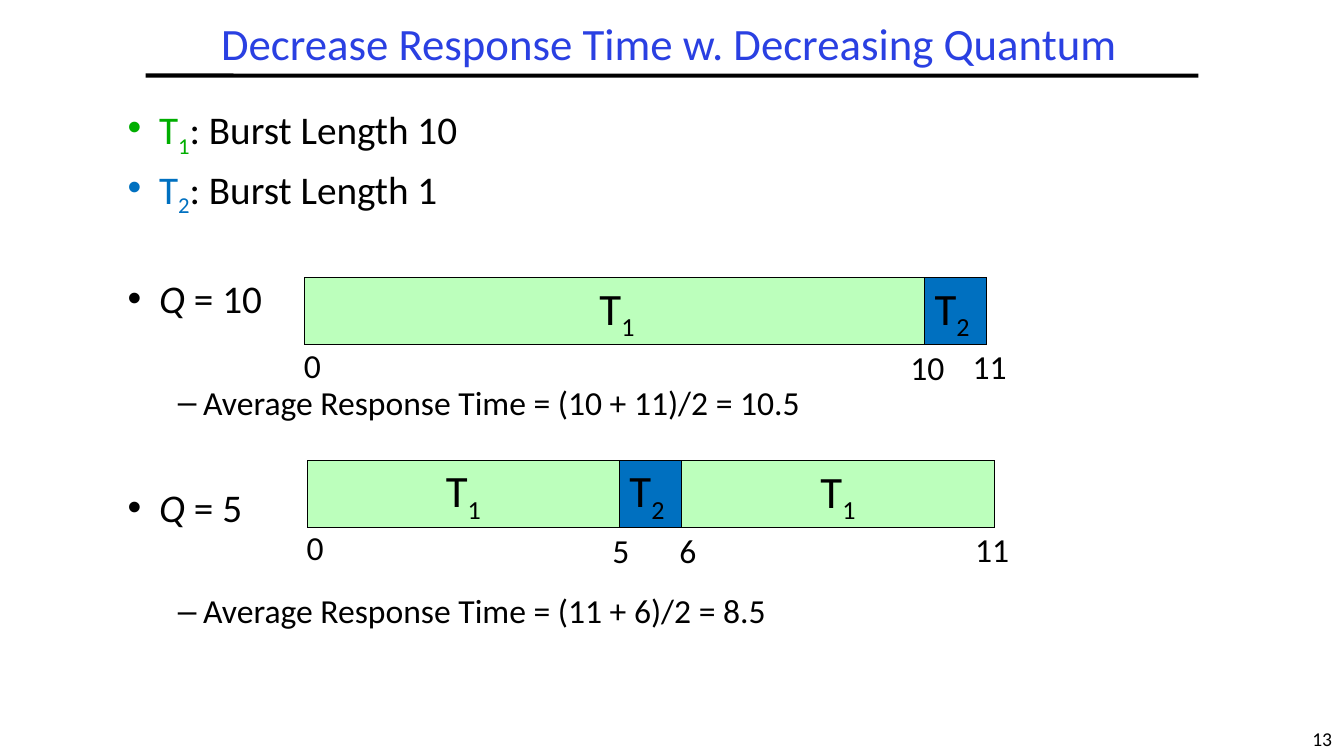
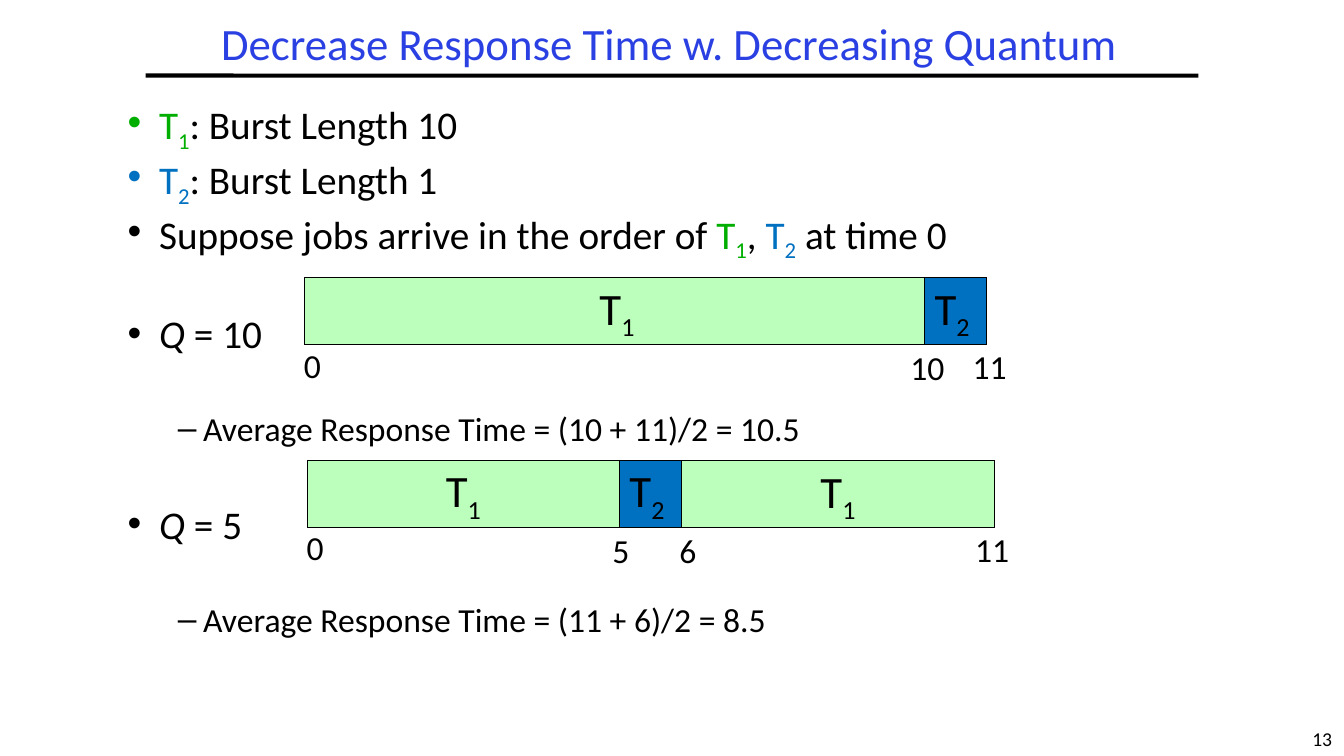
Before and after one commit to guhofstra/CSC256Fa25, a slide deck: slide 13 of PPTs/L5-Scheduling.pptx. Drawn at 1344x756 pixels with LibreOffice and Linux fonts; fonts in the diff are those of the drawing. Boxes give left, top, right and bottom in pixels: in the first picture for what was removed or moved away, otherwise in the second. Text is boxed around its words. In the diff, an @@ line names an element or a change of style, - is before the commit and + after.

```diff
--- a/PPTs/L5-Scheduling.pptx
+++ b/PPTs/L5-Scheduling.pptx
@@ text at (x1=159, y1=111, x2=799, y2=638): line spacing 0.9 to 0.8 @@
@@ text at (x1=159, y1=221, x2=947, y2=256): paragraph added @@
+• Suppose jobs arrive in the order of T1, T2 at time 0
```
Also in this commit, not shown: 15 other slides changed, 1 slide added, 1 slide removed, 2 other files.
